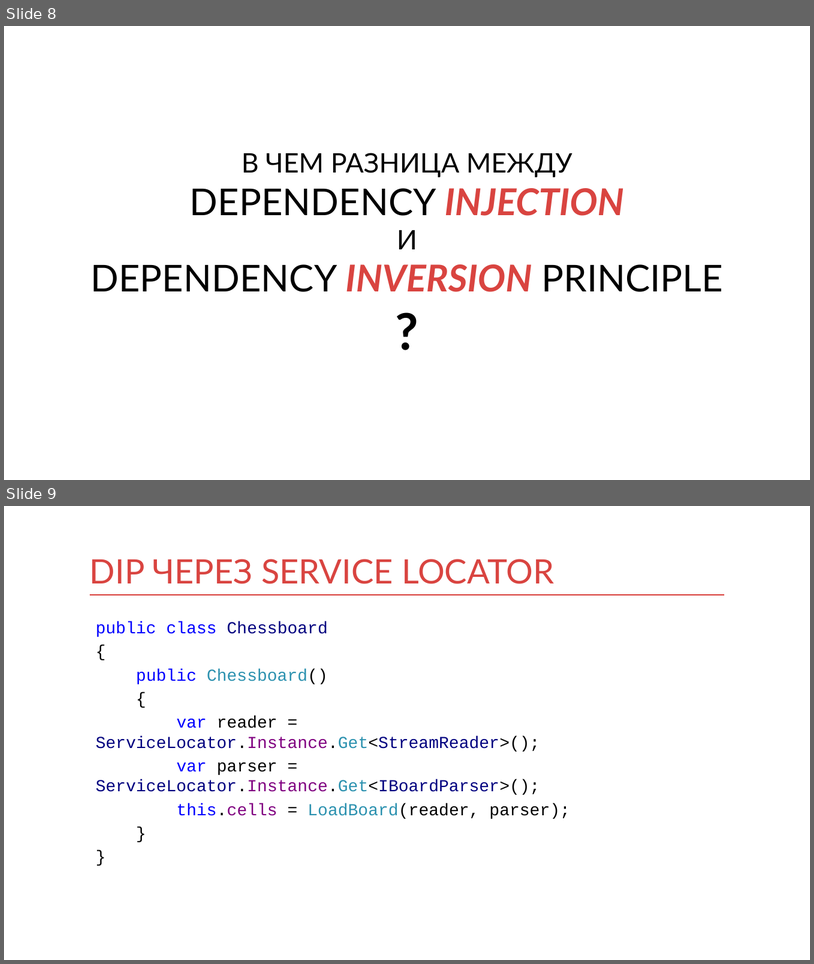
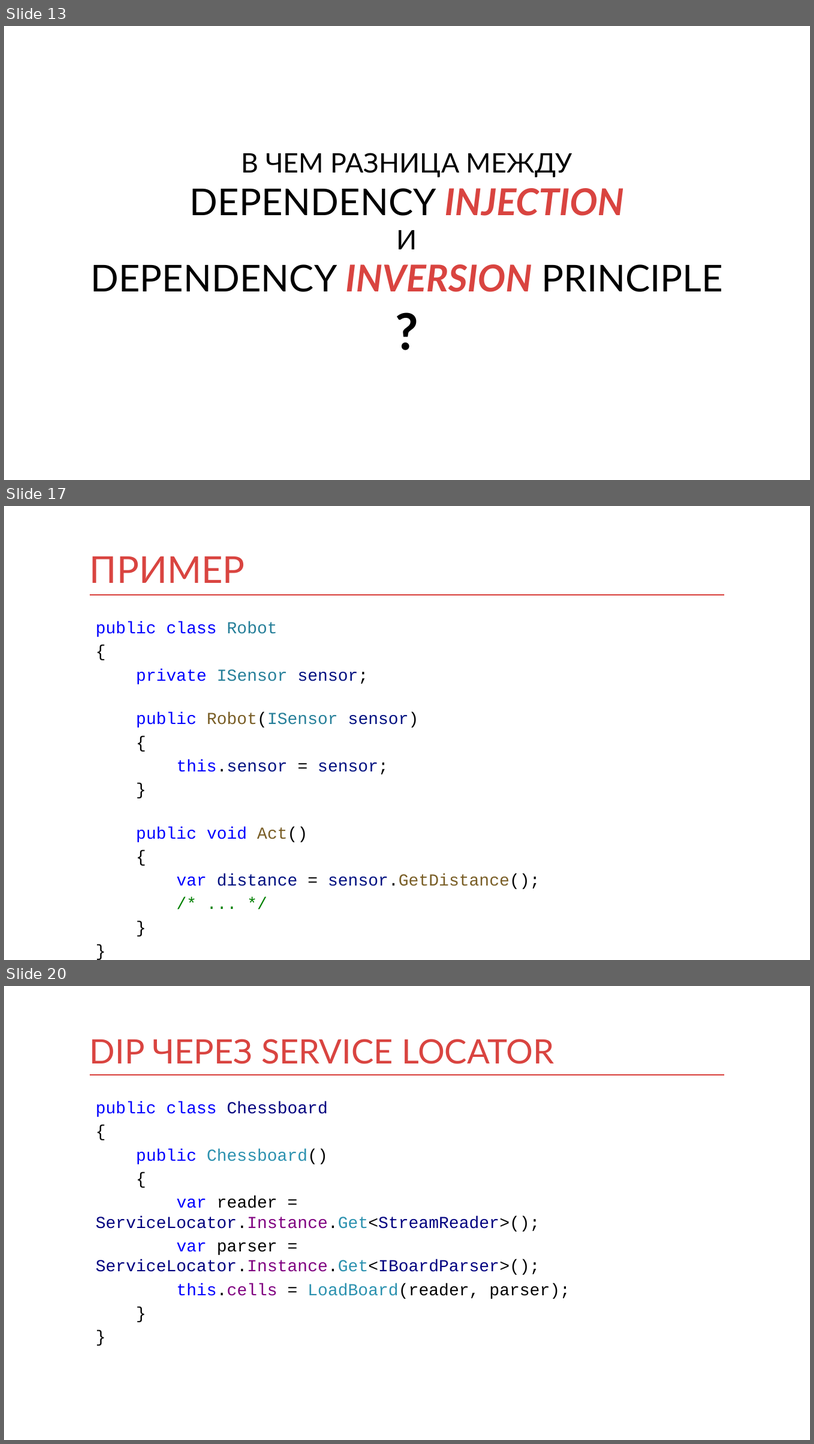
Before and after one commit to kontur-courses/di, a slide deck: di.pptx. Shown one above the other, each under a label of ours: slides 8 and 9 before the commit, slides 13, 17 and 20 after it; the slides between them are not shown. The pictures are 814x964 and 814x1444 pixels, drawn with LibreOffice and Linux fonts; fonts in the diff are those of the drawing. Boxes give left, top, right and bottom in pixels: in the first picture for what was removed or moved away, otherwise in the second. Text is boxed around its words. In the diff, an @@ line names an element or a change of style, - is before the commit and + after.

```diff
--- a/di.pptx
+++ b/di.pptx
@@ slide 17 added at [4, 506, 810, 960], background #FFFFFF; not listed: 1 template element that a slide beside it also shows @@
@@ title added at [90, 556, 245, 583], 44 pt, text #D94440 @@
+ПРИМЕР
@@ text added at [96, 621, 540, 889], 20 pt, text #0000FF @@
+public class Robot
+{
+private ISensor sensor;
+public Robot(ISensor sensor)
+{
+this.sensor = sensor;
+}
+public void Act()
+{
+var distance = sensor.GetDistance();
+/* ... */
+}
+}
@@ what was slide 8 is now slide 13 @@
@@ what was slide 9 is now slide 20 @@
```
Also in this commit, not shown: 8 slides changed, 13 other slides added.
